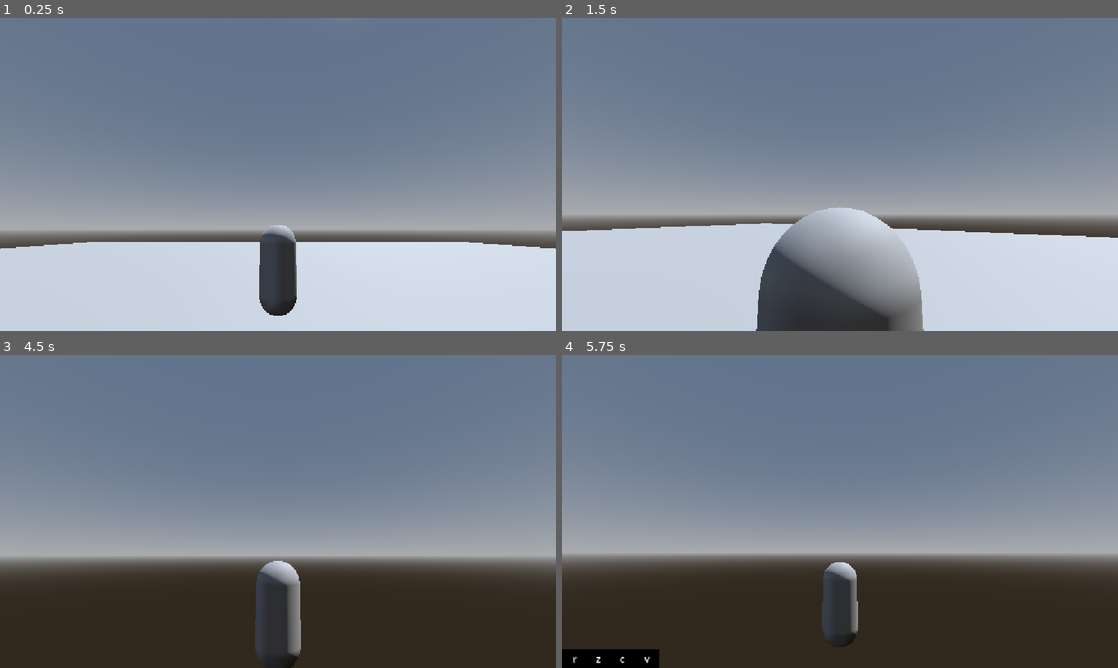
Above: before the commit, frames 1-4 (two rows, left to right).
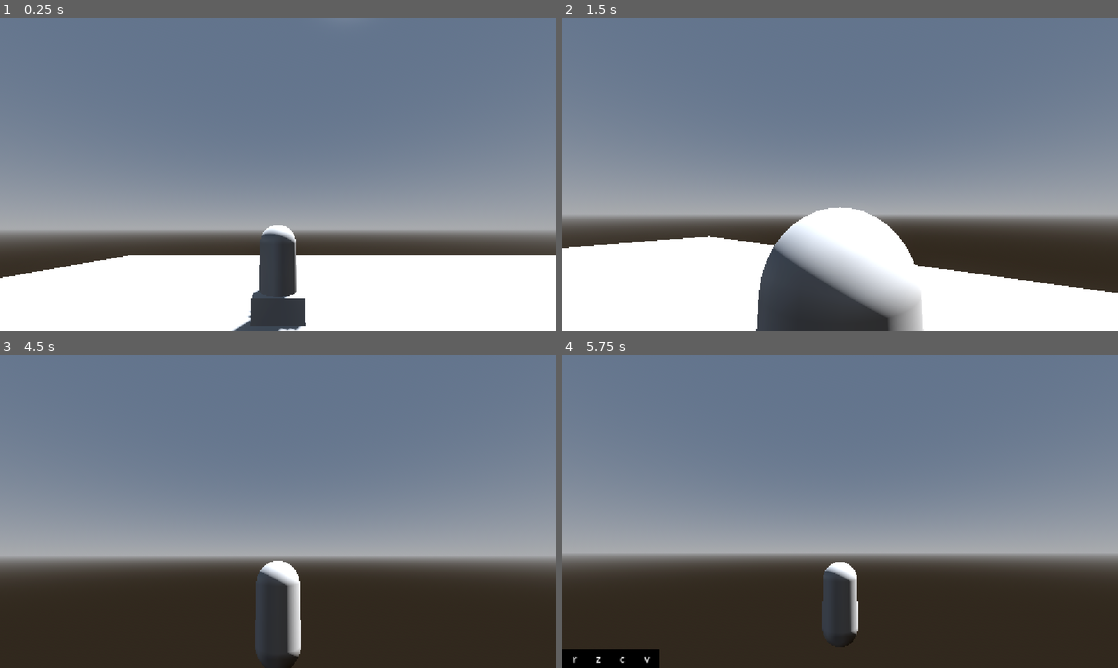
Above: after the commit, the same moments.

Repository: Elden913/noegnud
Game: Godot game, scene res://scenes/input_testing.tscn
Same seed, same stepped clock (60 frames per second), same inputs: the game is played once before the commit and once after it.
Inputs (mouse positions are in pixels of both pictures, inside the frame that each line leads up to):
- Up to frame 1 (0.25 s): no input
- Up to frame 2 (1.5 s): tap Enter at 0.5 s; move the mouse to (962, 158) at 0.52 s; hold D (player_right) 0.53-1.28 s; tap Shift (player_dash) at 0.6 s; click (962, 158) at 0.67 s; tap Space (player_jump) at 0.77 s; move the mouse to (812, 174) at 1.27 s; hold W (player_forward) from 1.28 s (still down); tap Right (player_freefly) at 1.35 s
- Up to frame 3 (4.5 s): keep holding W (player_forward); tap Space (player_jump) at 1.52, 3.02, 3.5, 3.77 s; move the mouse to (289, 505) at 2.02 s; hold 1 2.03-2.78 s; move the mouse to (272, 517) at 2.77 s; tap 2 at 2.85 s; click (272, 517) at 2.92 s; move the mouse to (316, 514) at 3.52 s; tap Shift (player_dash) at 3.6 s; tap Enter at 4.25 s; move the mouse to (233, 508) at 4.27 s; tap Right (player_freefly) at 4.35 s
- Up to frame 4 (5.75 s): keep holding W (player_forward); tap Space (player_jump) at 4.52 s; move the mouse to (845, 511) at 5.02 s; hold 1 from 5.03 s (still down); click (845, 511) at 5.17 s

The runs differ from the first frame. In frame 1, 27% of the frame differs, in the area x 0-100%, y 66-100%; in frame 2, 29%, in the area x 0-100%, y 60-100%; in frame 3, 0.9%; in frame 4, 0.4%.
Error in both runs: Out of bounds get index '1' (on base: 'Array[SpellResource]') (res://scripts/player.gd:259)

Commit message:
sex

Diff:
--- a/scenes/BossRoom/Boss.tscn
+++ b/scenes/BossRoom/Boss.tscn
@@ -1,6 +1,7 @@
 [gd_scene format=3 uid="uid://73hl8j78uxe5"]
 
 [node name="SpawnChamber" type="CSGBox3D" unique_id=255829721]
+use_collision = true
 size = Vector3(100, 0.1, 100)
 
 [node name="Doors" type="Node3D" parent="." unique_id=1334196401]
--- a/scenes/DeadEnd/DeadEnd.tscn
+++ b/scenes/DeadEnd/DeadEnd.tscn
@@ -1,6 +1,7 @@
 [gd_scene format=3 uid="uid://bp85tv2hnd1fn"]
 
-[node name="SpawnChamber" type="CSGBox3D" unique_id=255829721]
+[node name="DeadEnd" type="CSGBox3D" unique_id=255829721]
+use_collision = true
 size = Vector3(20, 0.1, 20)
 
 [node name="Doors" type="Node3D" parent="." unique_id=1334196401]
--- a/scenes/Rooms/room_1.tscn
+++ b/scenes/Rooms/room_1.tscn
@@ -3,6 +3,7 @@
 [sub_resource type="BoxMesh" id="BoxMesh_28m0y"]
 
 [node name="Room1" type="CSGBox3D" unique_id=1181995461]
+use_collision = true
 size = Vector3(30, 0.1, 30)
 
 [node name="Doors" type="Node3D" parent="." unique_id=2114851096]
--- a/scenes/Rooms/room_2.tscn
+++ b/scenes/Rooms/room_2.tscn
@@ -3,6 +3,7 @@
 [sub_resource type="BoxMesh" id="BoxMesh_28m0y"]
 
 [node name="Room2" type="CSGBox3D" unique_id=1181995461]
+use_collision = true
 size = Vector3(50, 0.1, 50)
 
 [node name="Doors" type="Node3D" parent="." unique_id=2114851096]
--- a/scenes/Rooms/room_3.tscn
+++ b/scenes/Rooms/room_3.tscn
@@ -3,6 +3,7 @@
 [sub_resource type="BoxMesh" id="BoxMesh_28m0y"]
 
 [node name="Room3" type="CSGBox3D" unique_id=1181995461]
+use_collision = true
 size = Vector3(30, 0.1, 30)
 
 [node name="Doors" type="Node3D" parent="." unique_id=2114851096]
--- a/scenes/Spawn.tscn
+++ b/scenes/Spawn.tscn
@@ -1,6 +1,7 @@
 [gd_scene format=3 uid="uid://c3to43rj1j2bw"]
 
 [node name="SpawnChamber" type="CSGBox3D" unique_id=255829721]
+use_collision = true
 size = Vector3(20, 0.1, 20)
 
 [node name="Doors" type="Node3D" parent="." unique_id=1334196401]
--- a/scenes/corridor_1.tscn
+++ b/scenes/corridor_1.tscn
@@ -5,6 +5,7 @@
 [sub_resource type="BoxMesh" id="BoxMesh_ohbbn"]
 
 [node name="corridor1" type="CSGBox3D" unique_id=963782778]
+use_collision = true
 size = Vector3(5, 0.1, 10)
 
 [node name="Doors" type="Node3D" parent="." unique_id=1336647828]
@@ -25,10 +26,12 @@
 
 [node name="CSGBox3D" type="CSGBox3D" parent="Walls" unique_id=1800271296]
 transform = Transform3D(1, 0, 0, 0, 1, 0, 0, 0, 1, -2.5, 1.512207, 0)
+use_collision = true
 size = Vector3(0.1, 5, 10)
 script = ExtResource("1_gl57o")
 
 [node name="CSGBox3D2" type="CSGBox3D" parent="Walls" unique_id=1047713772]
 transform = Transform3D(1, 0, 0, 0, 1, 0, 0, 0, 1, 2.5, 1.5, 0)
+use_collision = true
 size = Vector3(0.1, 5, 10)
 script = ExtResource("1_gl57o")
--- a/scenes/input_testing.tscn
+++ b/scenes/input_testing.tscn
@@ -2,6 +2,7 @@
 
 [ext_resource type="PackedScene" uid="uid://bs72ogkvdd7d6" path="res://scenes/player.tscn" id="1_vsk3i"]
 [ext_resource type="Script" uid="uid://c2n6uhtah1oj3" path="res://scripts/keys.gd" id="2_udcqu"]
+[ext_resource type="PackedScene" uid="uid://dcj7jdswaw5ob" path="res://scenes/DungeonGeneration.tscn" id="3_yyq1d"]
 
 [sub_resource type="ProceduralSkyMaterial" id="ProceduralSkyMaterial_vsk3i"]
 sky_horizon_color = Color(0.66224277, 0.6717428, 0.6867428, 1)
@@ -23,10 +24,6 @@
 [node name="DirectionalLight3D" type="DirectionalLight3D" parent="." unique_id=1438380681]
 transform = Transform3D(-0.8660254, -0.43301278, 0.25, 0, 0.49999997, 0.86602545, -0.50000006, 0.75, -0.43301266, 0, 0, 0)
 shadow_enabled = true
-
-[node name="CSGBox3D" type="CSGBox3D" parent="." unique_id=1122949806]
-transform = Transform3D(-55.479664, 0, 0, 0, 1, 0, 0, 0, -55.479664, 0, -1, 0)
-use_collision = true
 
 [node name="Player" parent="." unique_id=168906038 instance=ExtResource("1_vsk3i")]
 transform = Transform3D(1, 0, 0, 0, 1, 0, 0, 0, 1, -0.02888012, -0.5, -0.1680913)
@@ -51,3 +48,7 @@
 offset_right = 40.0
 grow_vertical = 0
 script = ExtResource("2_udcqu")
+
+[node name="Test" parent="." unique_id=274815798 instance=ExtResource("3_yyq1d")]
+transform = Transform3D(1, 0, 0, 0, 1, 0, 0, 0, 1, 0, -0.005, 0)
+RoomCount = 5
--- a/scenes/player.tscn
+++ b/scenes/player.tscn
@@ -29,7 +29,6 @@
 [node name="Mesh" type="MeshInstance3D" parent="." unique_id=1243546611]
 transform = Transform3D(-1, 0, -1.509958e-07, 0, 1, 0, 1.509958e-07, 0, -1, 0, 0.9, 0)
 material_override = SubResource("ShaderMaterial_2nlrq")
-cast_shadow = 0
 mesh = SubResource("CapsuleMesh_3vyb7")
 
 [node name="Collider" type="CollisionShape3D" parent="." unique_id=1963282280]
